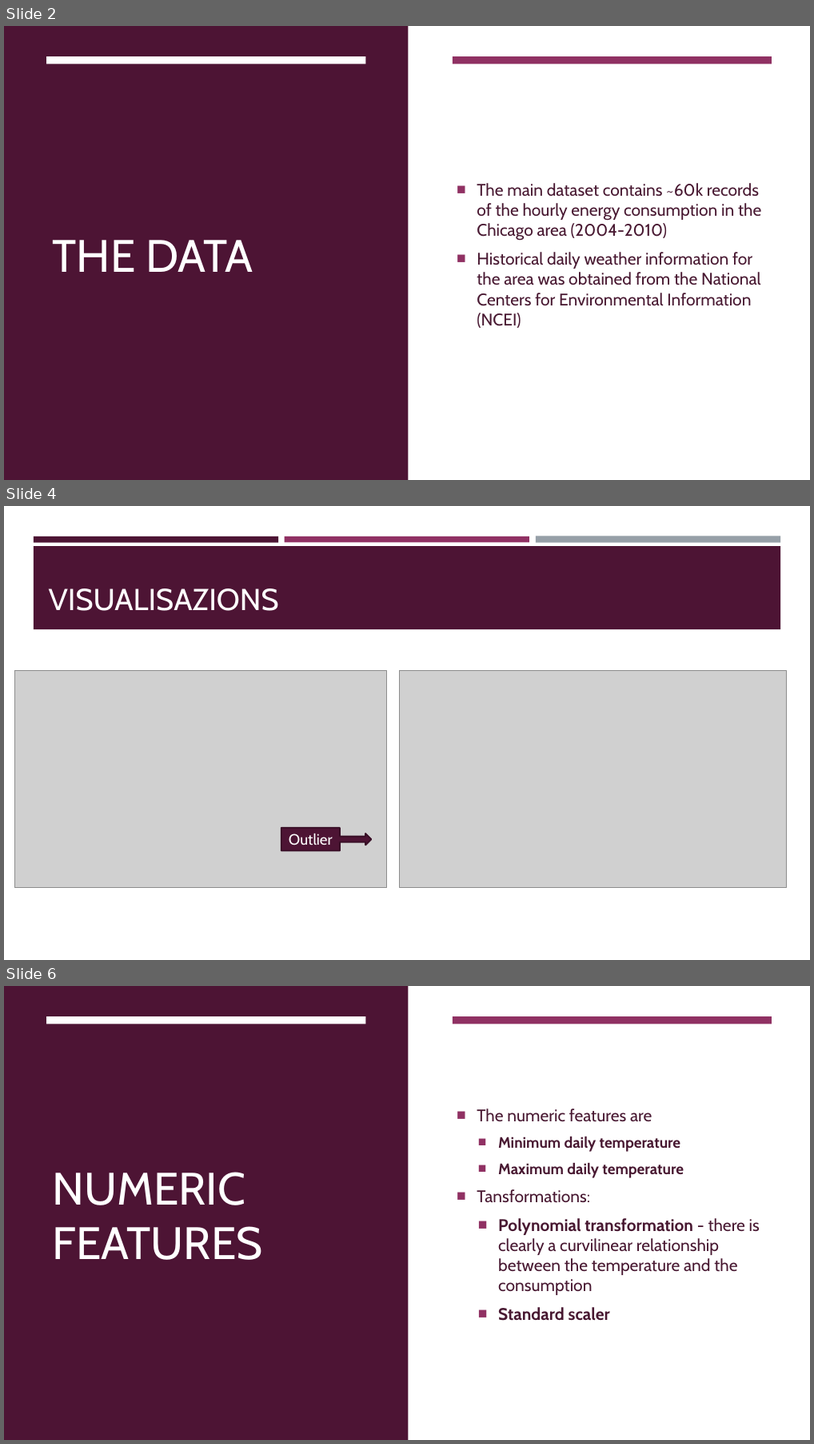
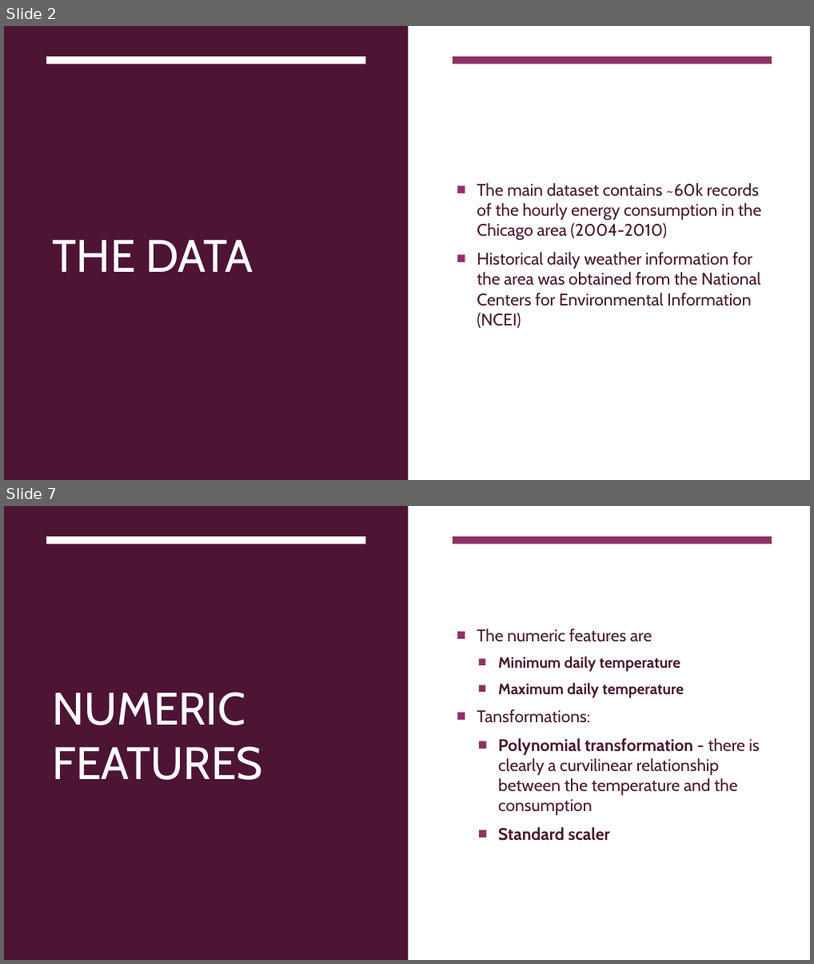
Before and after one commit to rudymalhi/data-science-course-final-project, a slide deck: Energy Consumtion Presentation.pptx. Shown one above the other, each under a label of ours: slides 2, 4 and 6 before the commit, slides 2 and 7 after it; the slides between them are not shown. The pictures are 814x1444 and 814x964 pixels, drawn with LibreOffice and Linux fonts; fonts in the diff are those of the drawing; grey boxes stand for pictures. Boxes give left, top, right and bottom in pixels: in the first picture for what was removed or moved away, otherwise in the second. Text is boxed around its words. In the diff, an @@ line names an element or a change of style, - is before the commit and + after.

```diff
--- a/Energy Consumtion Presentation.pptx
+++ b/Energy Consumtion Presentation.pptx
@@ slide 4 removed at bbox=[4, 506, 810, 960], background #FFFFFF @@
@@ rectangle removed at bbox=[34, 536, 278, 542] @@
@@ rectangle removed at bbox=[34, 546, 782, 629] @@
@@ rectangle removed at bbox=[285, 536, 530, 542] @@
@@ rectangle removed at bbox=[536, 536, 781, 543] @@
@@ title removed at bbox=[49, 588, 279, 611] @@
-VISUALISAZIONS
@@ picture removed at bbox=[14, 671, 386, 887] @@
@@ picture removed at bbox=[399, 671, 786, 887] @@
@@ right arrow callout removed at bbox=[282, 828, 372, 851] @@
-Outlier
@@ what was slide 6 is now slide 7 @@
```
Also in this commit, not shown: 2 slides changed, 3 slides added, 1 other slide removed.
